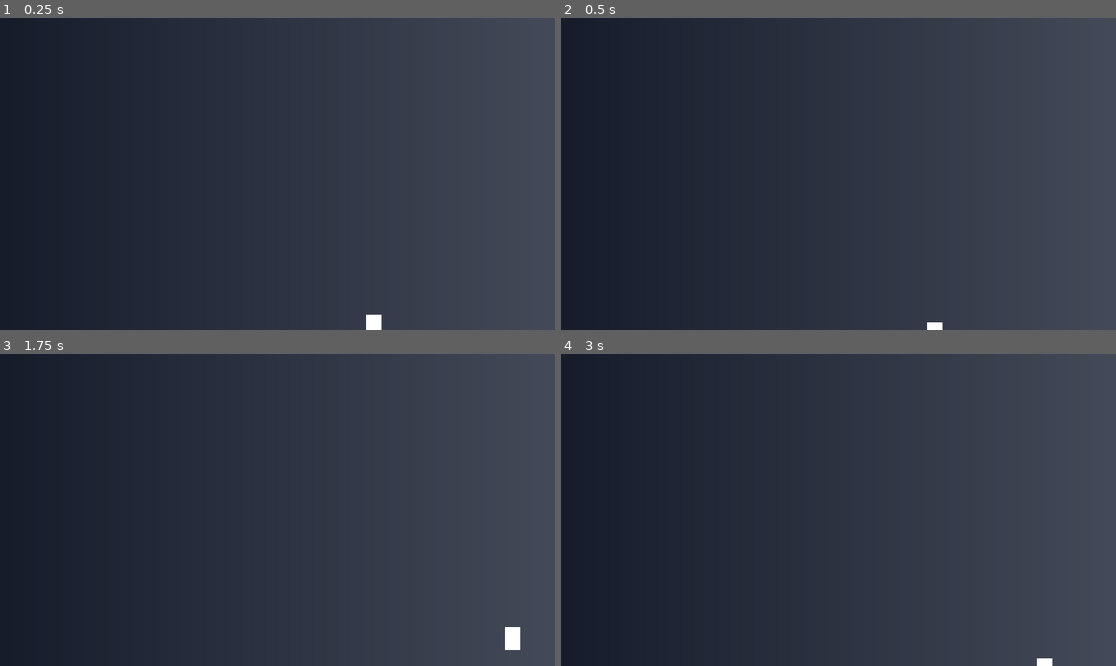
Above: before the commit, frames 1-4 (two rows, left to right).
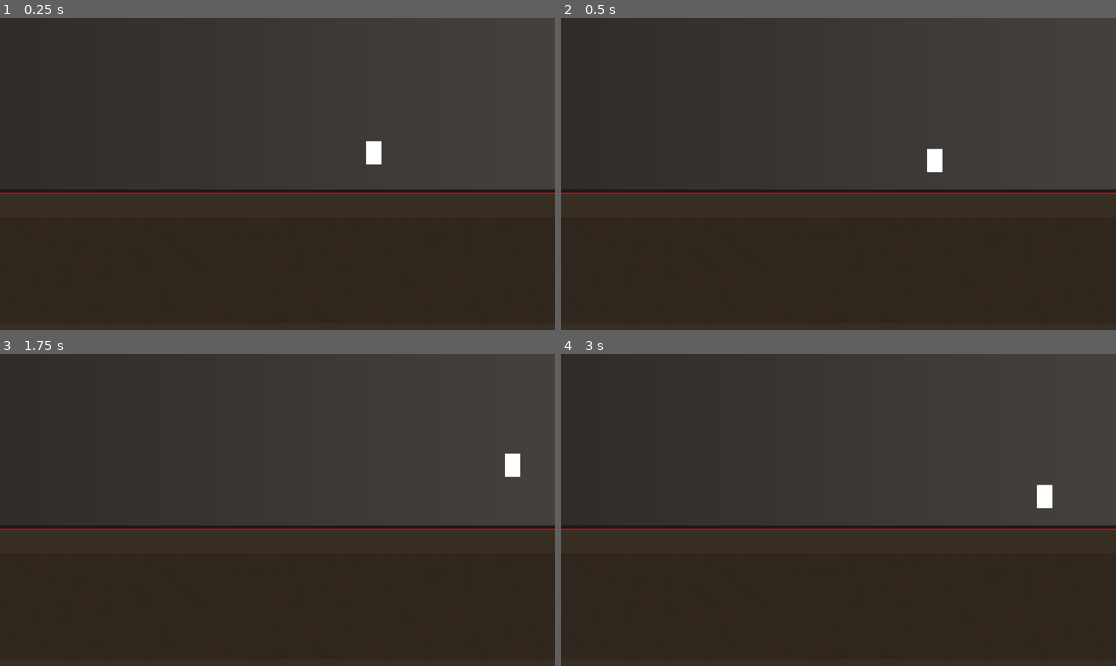
Above: after the commit, the same moments.

Repository: droptablestar/sneaky_cat2d
Game: Godot game, scene res://src/levels/main.tscn
Two runs of this game, one before a commit and one after it. Both use one fixed random seed, a clock stepped at 60 frames per second and the inputs below.
Inputs:
- Up to frame 1 (0.25 s): no input
- Up to frame 2 (0.5 s): no input
- Up to frame 3 (1.75 s): tap Enter (ui_accept) at 0.5, 0.77, 1.52 s; hold Right (ui_right) from 0.53 s (still down)
- Up to frame 4 (3 s): release Right (ui_right) at 2.03 s; hold Left (ui_left) 2.03-2.78 s; hold Right (ui_right) from 2.78 s (still down)

The runs differ from the first frame. In frame 1, 45% of the frame differs, in the area x 0-100%, y 0-100%; in frame 2, 45%; in frame 3, 45%; in frame 4, 45%.

Commit message:
ADD: floor

Diff:
--- a/src/levels/main.tscn
+++ b/src/levels/main.tscn
@@ -7,7 +7,7 @@
 
 [sub_resource type="Gradient" id="Gradient_1"]
 offsets = PackedFloat32Array(0, 1)
-colors = PackedColorArray(0.08, 0.10, 0.16, 1, 0.28, 0.30, 0.36, 1)
+colors = PackedColorArray(0.18, 0.17, 0.16, 1, 0.28, 0.26, 0.24, 1)
 
 [sub_resource type="GradientTexture2D" id="GradientTexture2D_1"]
 gradient = SubResource("Gradient_1")
@@ -29,24 +29,41 @@
 
 [node name="Main" type="Node2D"]
 
-[node name="BackgroundSky" type="Sprite2D" parent="."]
+[node name="BackgroundWall" type="Sprite2D" parent="."]
 z_index = -10
 texture = SubResource("GradientTexture2D_1")
-position = Vector2(0, 0)
+position = Vector2(0, 360)
 centered = true
 
-[node name="GroundVisual" type="Sprite2D" parent="."]
+[node name="FloorFill" type="Polygon2D" parent="."]
+z_index = -6
+color = Color(0.22, 0.18, 0.14, 1)
+polygon = PackedVector2Array(-640, 400, 640, 400, 640, 720, -640, 720)
+
+[node name="Baseboard" type="Polygon2D" parent="."]
+z_index = -5
+color = Color(0.12, 0.10, 0.09, 1)
+polygon = PackedVector2Array(-640, 392, 640, 392, 640, 400, -640, 400)
+
+[node name="FloorGrain" type="Sprite2D" parent="."]
 z_index = -5
 texture = SubResource("NoiseTexture2D_1")
-position = Vector2(0, 470)
+position = Vector2(0, 560)
 centered = true
-modulate = Color(0.20, 0.16, 0.12, 1)
+modulate = Color(0.10, 0.08, 0.06, 0.18)
+
+[node name="DebugFloorLine" type="Line2D" parent="."]
+z_index = 100
+width = 2.0
+default_color = Color(1, 0, 0, 1)
+points = PackedVector2Array(-640, 400, 640, 400)
 
 [node name="Floor" type="StaticBody2D" parent="."]
 position = Vector2(0, 400)
 
 [node name="Camera2D" type="Camera2D" parent="."]
 current = true
+position = Vector2(0, 360)
 
 [node name="CollisionShape2D" type="CollisionShape2D" parent="Floor"]
 shape = SubResource("RectangleShape2D_1")
